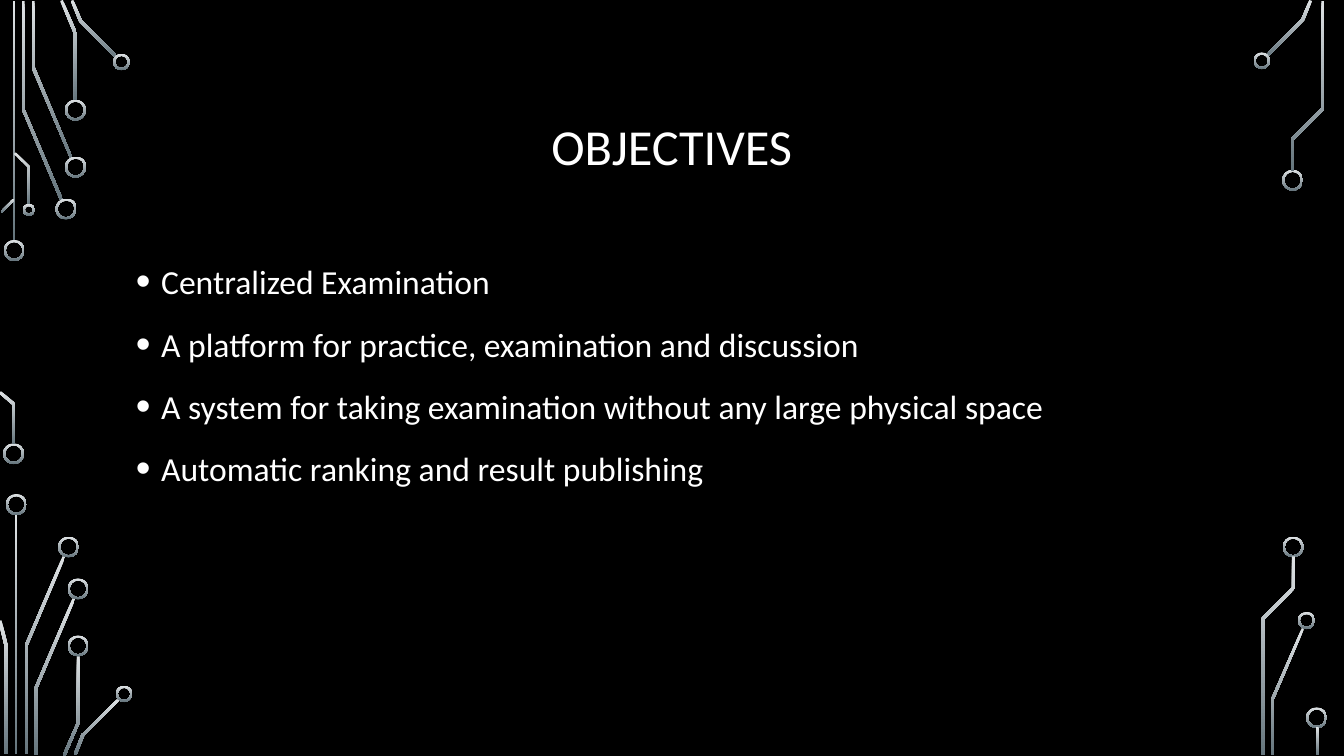
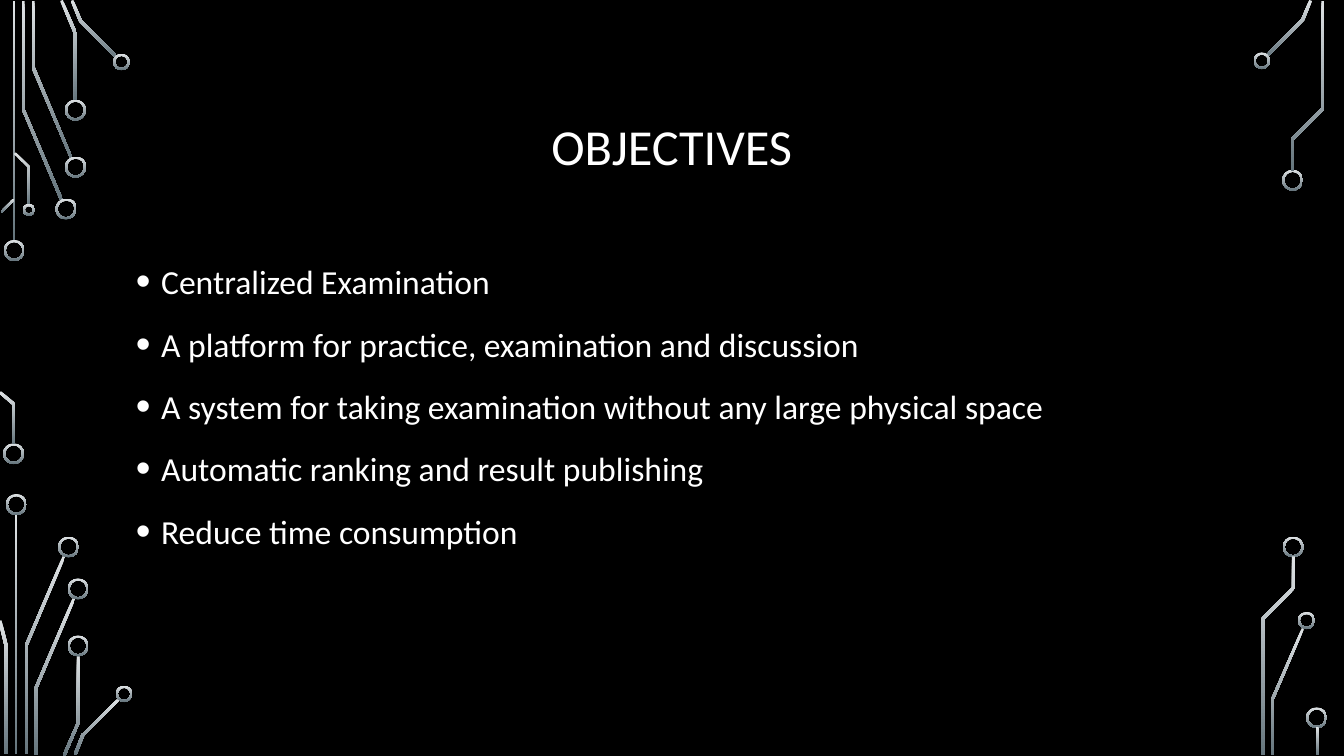
Before and after one commit to lsiddiqsunny/CSE-326-Information-System-Design-Sessional, a slide deck: slide 2 of 1505069_1505085_Assignment 1/Group05_Submission1.pptx. Drawn at 1344x756 pixels with LibreOffice and Linux fonts; fonts in the diff are those of the drawing; background and template pictures are left out. Boxes give left, top, right and bottom in pixels: in the first picture for what was removed or moved away, otherwise in the second. Text is boxed around its words. In the diff, an @@ line names an element or a change of style, - is before the commit and + after.

```diff
--- a/1505069_1505085_Assignment 1/Group05_Submission1.pptx
+++ b/1505069_1505085_Assignment 1/Group05_Submission1.pptx
@@ text at (x1=161, y1=520, x2=518, y2=550): paragraph added @@
+• Reduce time consumption
```
Also in this commit, not shown: 1 other slide changed, 28 other files.
